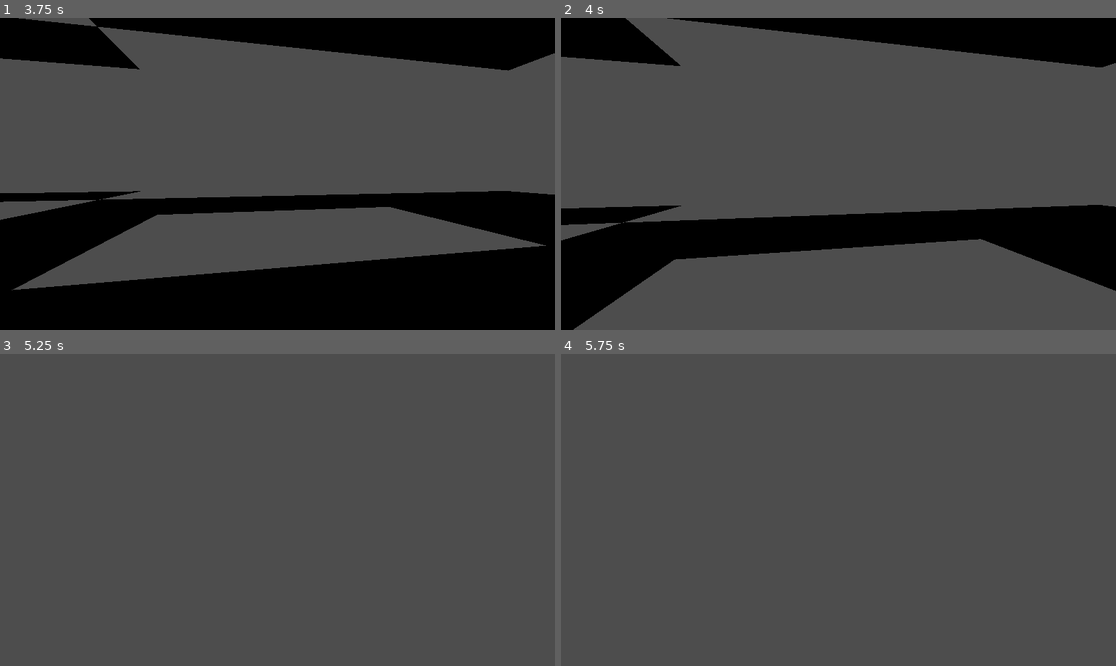
Above: before the commit, frames 1-4 (two rows, left to right).
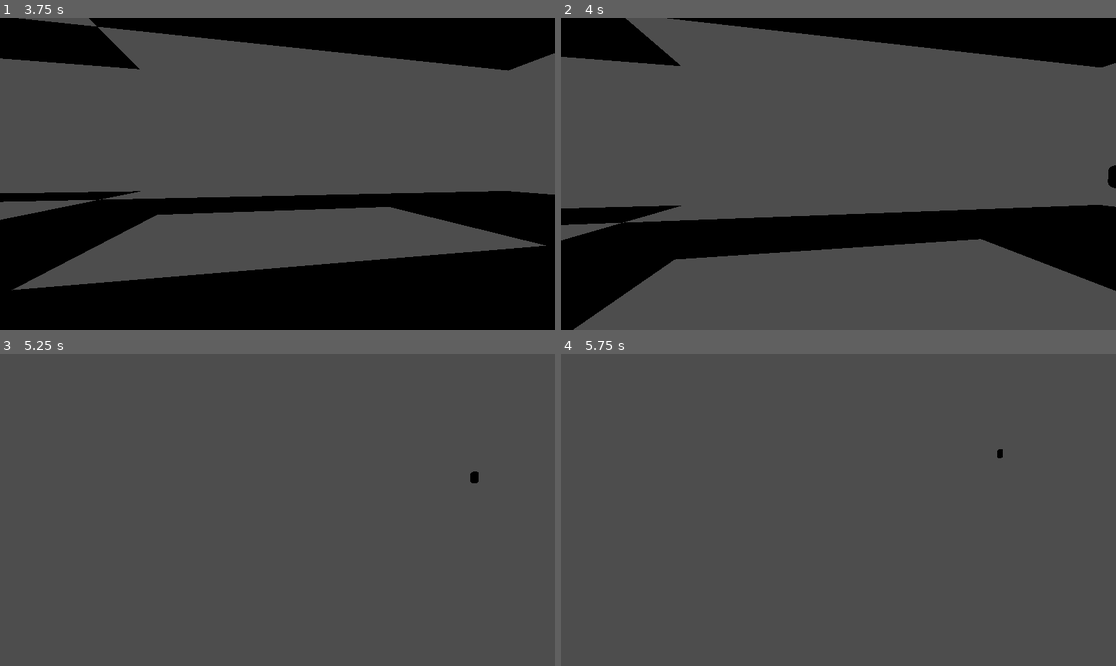
Above: after the commit, the same moments.

Repository: emklemkl/godot-group-project
Game: Godot game, scene res://scenes/main/main.tscn
The game is run twice, just before and just after one commit, with the same random seed, the same clock (stepped at 60 frames per second) and the same inputs.
Inputs (mouse positions are in pixels of both pictures, inside the frame that each line leads up to):
- Up to frame 1 (3.75 s): tap Enter (interact) at 0.5, 0.6, 1.35, 2.1, 2.85, 3.6 s; move the mouse to (305, 174) at 0.52 s; hold W (move_forward) from 0.53 s (still down); click (305, 174) at 0.67 s; tap Space (jump) at 0.77, 1.52, 3.02 s; move the mouse to (249, 174) at 1.27 s; move the mouse to (288, 167) at 2.02 s; move the mouse to (271, 180) at 2.77 s; click (271, 180) at 2.92 s; move the mouse to (316, 177) at 3.52 s
- Up to frame 2 (4 s): keep holding W (move_forward); tap Space (jump) at 3.77 s
- Up to frame 3 (5.25 s): keep holding W (move_forward); move the mouse to (233, 506) at 4.27 s; tap Enter (interact) at 4.35, 5.1 s; tap Space (jump) at 4.52 s; move the mouse to (283, 510) at 5.02 s; click (283, 510) at 5.17 s
- Up to frame 4 (5.75 s): keep holding W (move_forward)

Frame 1 is identical in both runs. In frame 2, less than 0.1% of the frame differs, in the area x 98-100%, y 47-55%; in frame 3, less than 0.1%; in frame 4, less than 0.1%.

Commit message:
starting with troll follow player

Diff:
--- a/scenes/creatures/troll.gd
+++ b/scenes/creatures/troll.gd
@@ -5,16 +5,17 @@
 const JUMP_VELOCITY = 4.5
 
 
-func get_pos():
+func get_pos() -> Vector3:
+
 	var player = get_parent().get_node("Player")
 	if player:
-		print(player.global_transform.origin.y)
-	else:
-		print("Player node not found")
+		return player.global_transform.origin
+	var pos:Vector3
+	return pos
 
 func _physics_process(delta: float) -> void:
 
-	velocity.x = move_toward(velocity.x, 0, SPEED)
-	velocity.z = move_toward(velocity.z, 0.999929, SPEED)
-	get_pos()
+	var player_cur_pos = get_pos()
+	velocity.x = move_toward(velocity.x, player_cur_pos.x, SPEED)
+	velocity.z = move_toward(velocity.z, player_cur_pos.z, SPEED)
 	move_and_slide()
Not shown: 1 places in scenes/main/main.tscn that only renumber resources
Not shown: 13 places in textures/dungeon-tiles.tres that only renumber resources
